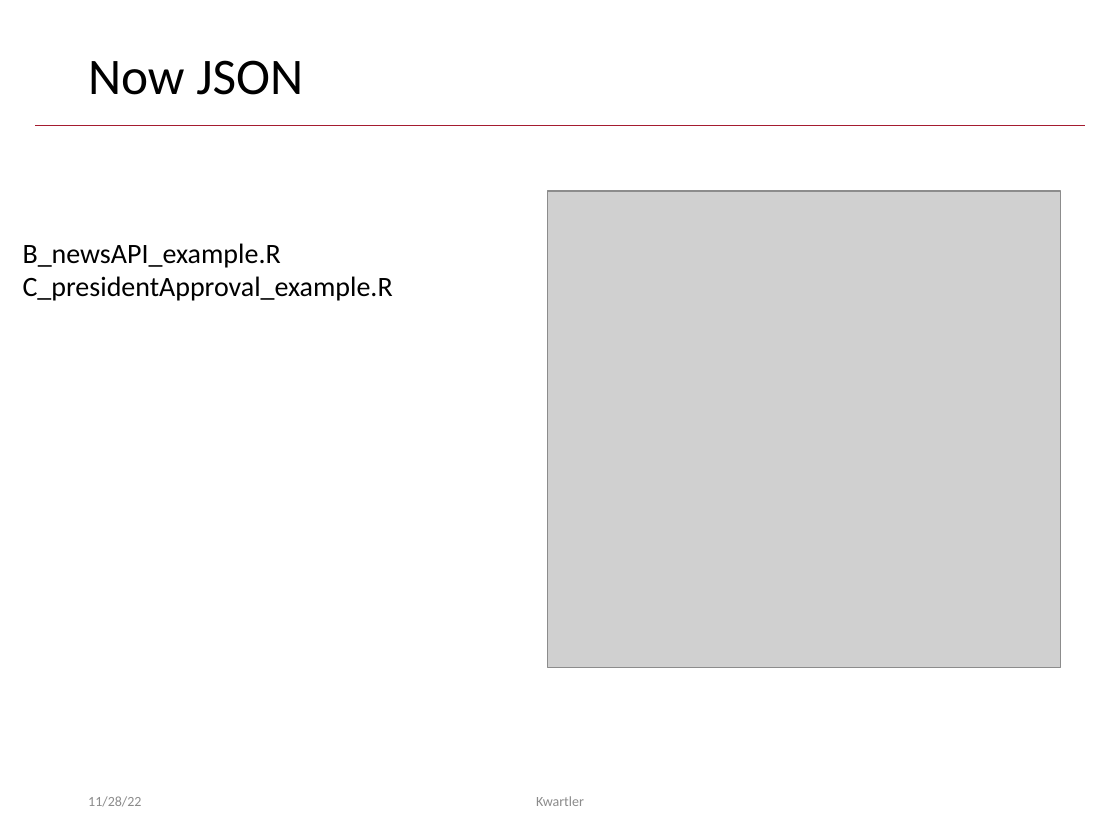
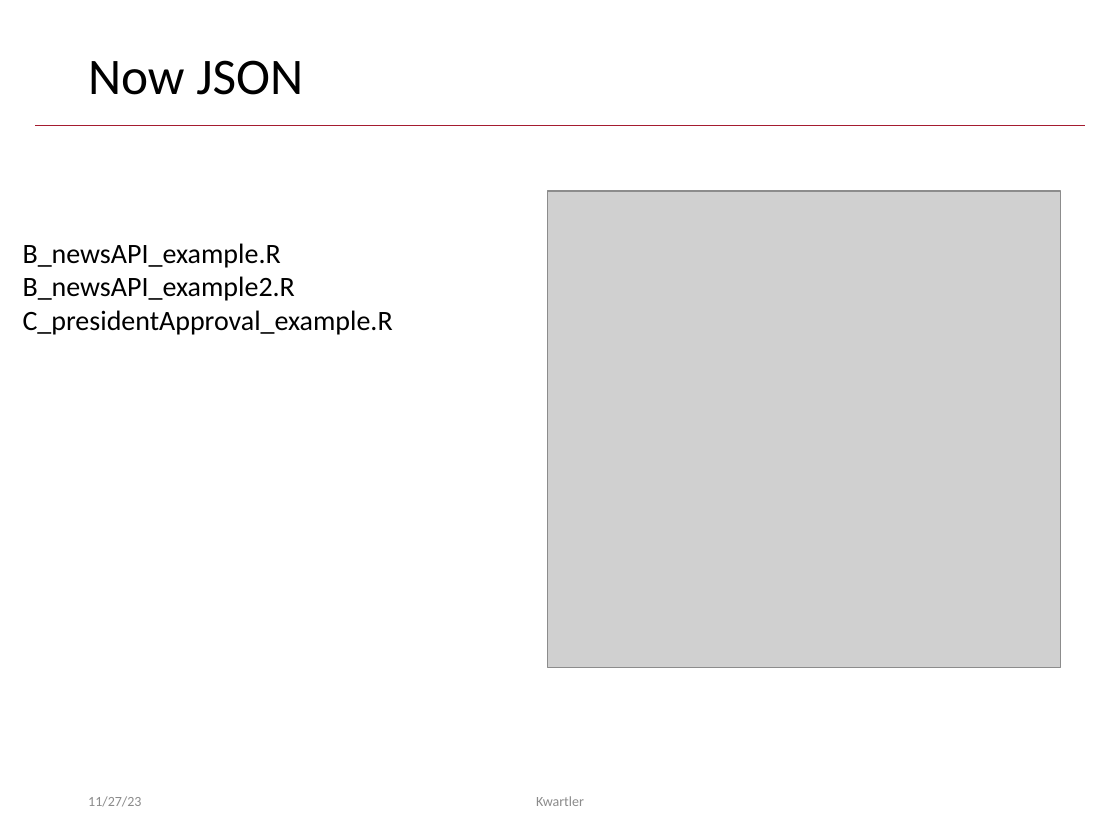
Before and after one commit to kwartler/Harvard_DataMining_Business_Student, a slide deck: slide 15 of Lessons/K_DataSources_Scraping_APIs/A_APIs.pptx (slide 16 before the commit). Drawn at 1120x840 pixels with LibreOffice and Linux fonts; fonts in the diff are those of the drawing; grey boxes stand for pictures. Boxes give left, top, right and bottom in pixels: in the first picture for what was removed or moved away, otherwise in the second. Text is boxed around its words. In the diff, an @@ line names an element or a change of style, - is before the commit and + after.

```diff
--- a/Lessons/K_DataSources_Scraping_APIs/A_APIs.pptx
+++ b/Lessons/K_DataSources_Scraping_APIs/A_APIs.pptx
@@ text at (x1=23, y1=276, x2=295, y2=301): paragraph added @@
+B_newsAPI_example2.R
@@ text at (x1=88, y1=796, x2=141, y2=807): text changed @@
-11/28/22
+11/27/23
```
Also in this commit, not shown: 15 other slides changed, 1 slide removed, 9 other files.
